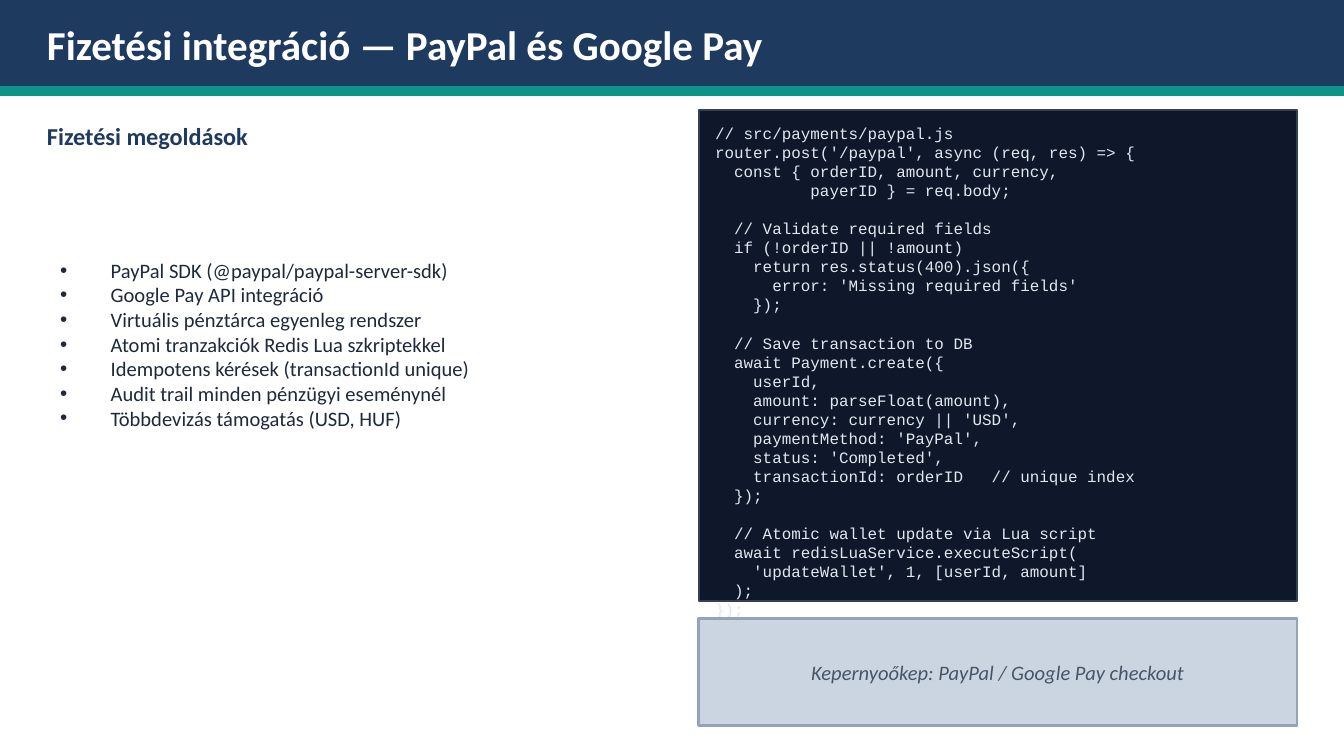
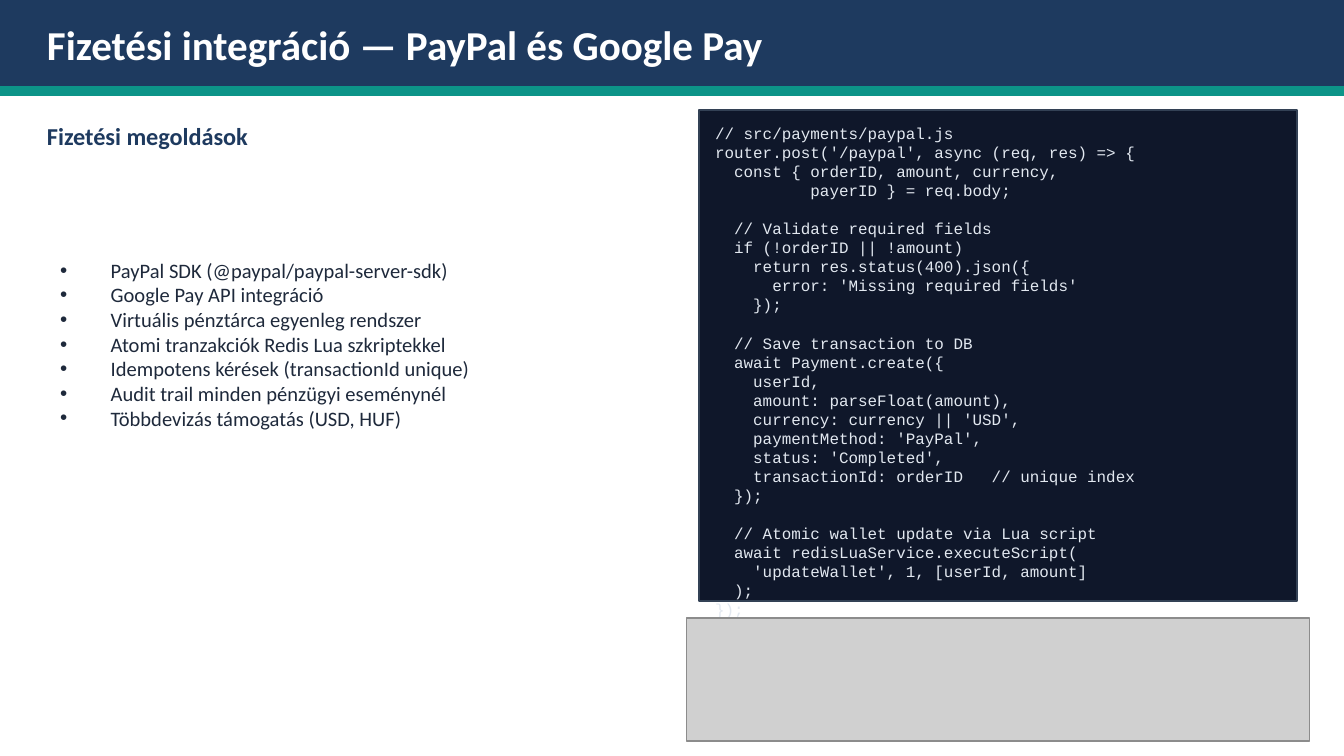
Before and after one commit to bivorzk/iskolaprojekt, a slide deck: slide 16 of SnapTray_Prezentacio_v2.pptx. Drawn at 1344x756 pixels with LibreOffice and Linux fonts; fonts in the diff are those of the drawing; grey boxes stand for pictures. Boxes give left, top, right and bottom in pixels: in the first picture for what was removed or moved away, otherwise in the second. Text is boxed around its words. In the diff, an @@ line names an element or a change of style, - is before the commit and + after.

```diff
--- a/SnapTray_Prezentacio_v2.pptx
+++ b/SnapTray_Prezentacio_v2.pptx
@@ picture added at bbox=[687, 618, 1310, 742] @@
@@ text removed at bbox=[811, 666, 1184, 684] @@
-Kepernyoőkep: PayPal / Google Pay checkout
```
Also in this commit, not shown: 6 other slides changed, 2 other files.
